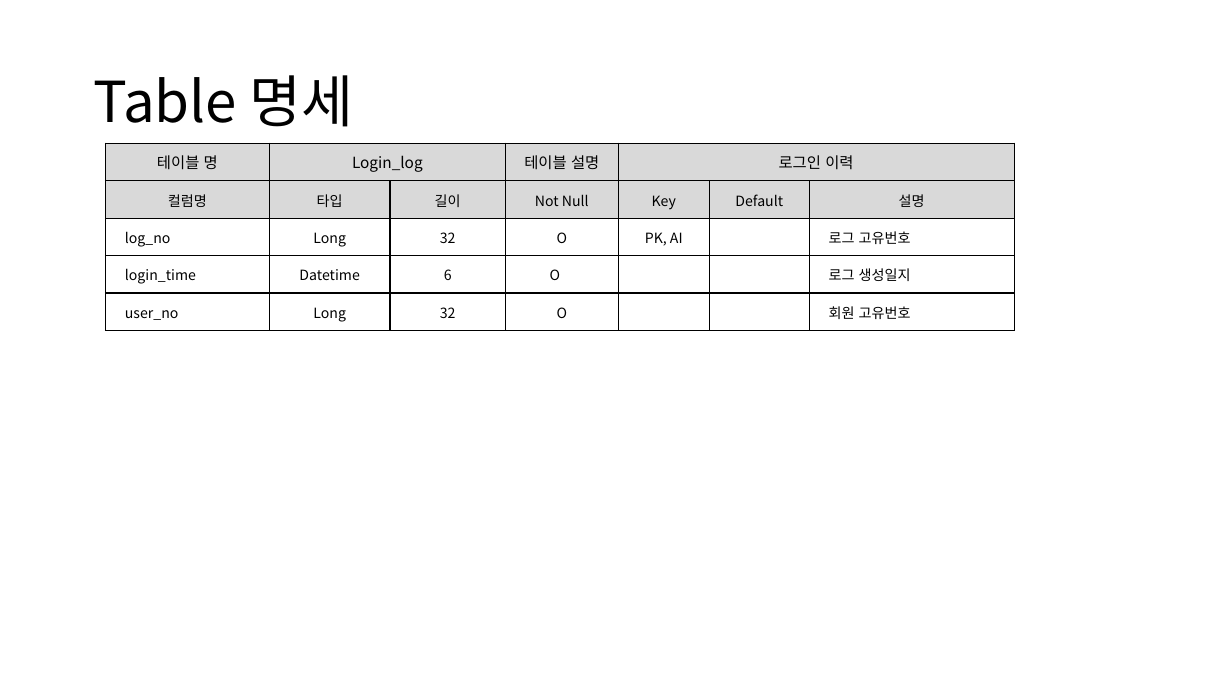
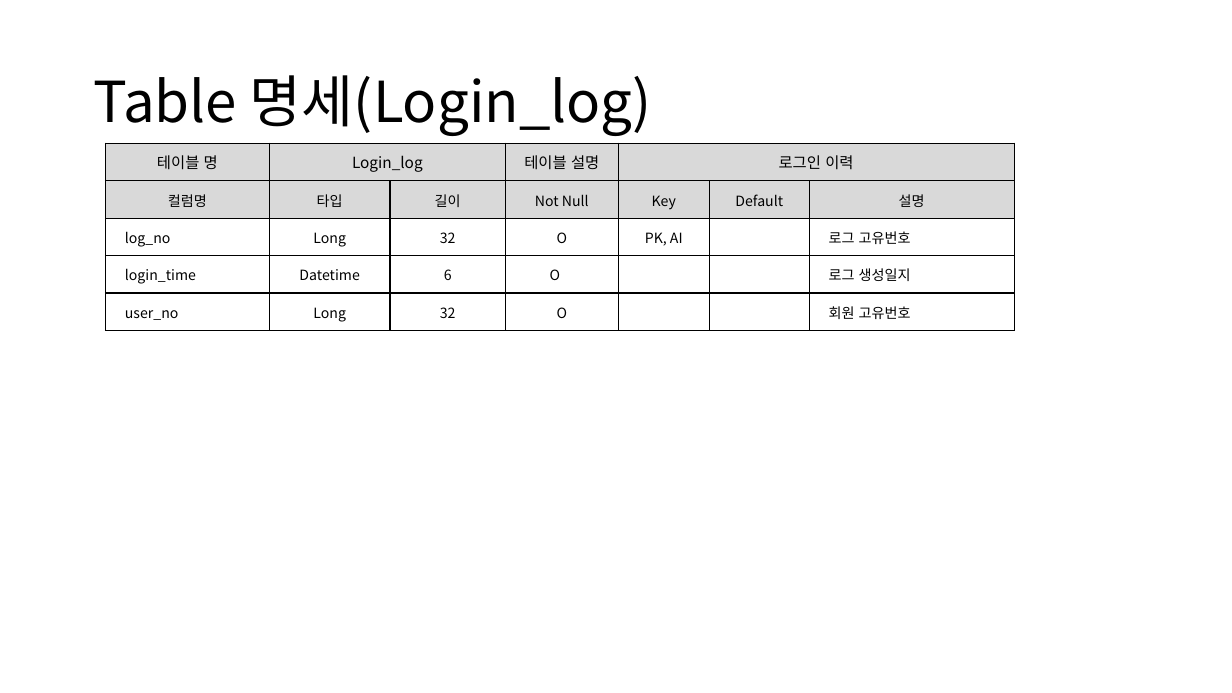
Before and after one commit to sujidaddy/workspace_miniproject, a slide deck: slide 59 of 미니프로젝트계획서제출용.pptx (slide 56 before the commit). Drawn at 1232x693 pixels with LibreOffice and Linux fonts; fonts in the diff are those of the drawing. Boxes give left, top, right and bottom in pixels: in the first picture for what was removed or moved away, otherwise in the second. Text is boxed around its words. In the diff, an @@ line names an element or a change of style, - is before the commit and + after.

```diff
--- a/미니프로젝트계획서제출용.pptx
+++ b/미니프로젝트계획서제출용.pptx
@@ title at [94, 75, 652, 136]: text changed @@
-Table 명세
+Table 명세(Login_log)
```
Also in this commit, not shown: 10 other slides changed, 5 slides added, 5 other files.
